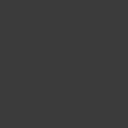
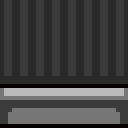
The second 128 × 128 image is a revision of the first. Changes to its layers:
added layer "rear edge" above "inner" over [left=0, top=0, right=128, bottom=128]
added layer "inner" above "Pasted Layer" over [left=0, top=0, right=128, bottom=128]
